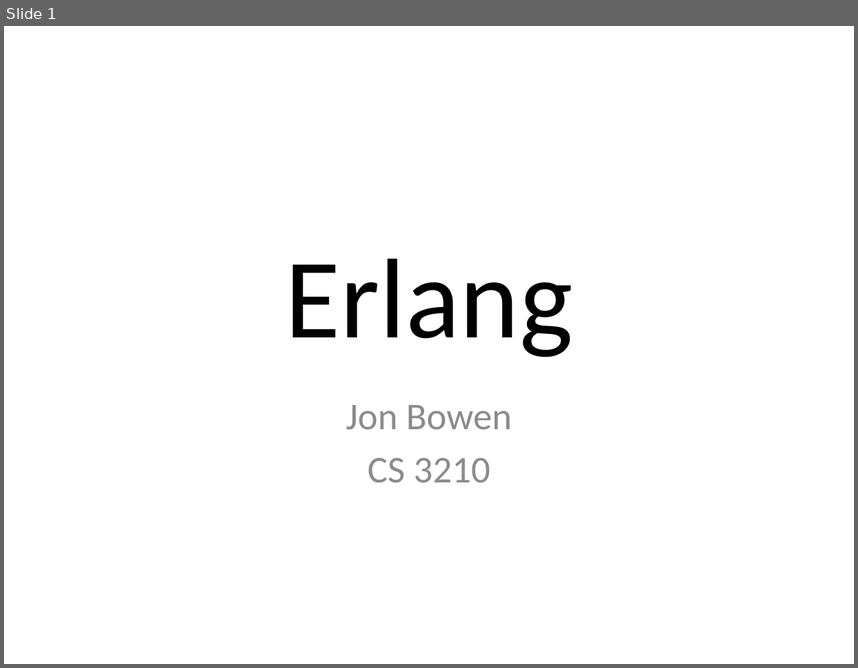
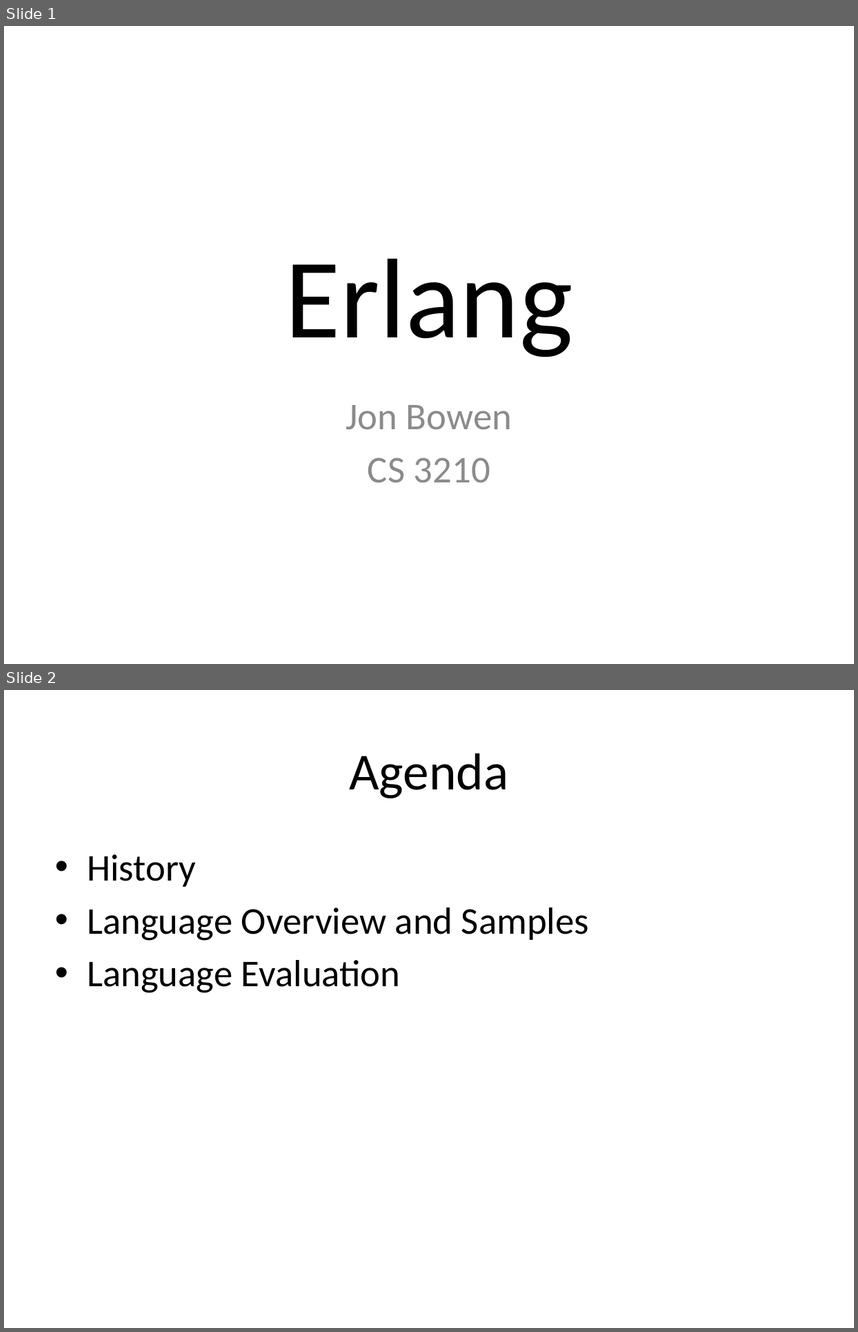
Before and after one commit to rmorgan1711/cs3210, a slide deck: teamProj/slides.pptx. Shown one above the other, each under a label of ours: slide 1 before the commit, slides 1 and 2 after it. The pictures are 858x668 and 858x1332 pixels, drawn with LibreOffice and Linux fonts; fonts in the diff are those of the drawing. Boxes give left, top, right and bottom in pixels: in the first picture for what was removed or moved away, otherwise in the second. Text is boxed around its words. In the diff, an @@ line names an element or a change of style, - is before the commit and + after.

```diff
--- a/teamProj/slides.pptx
+++ b/teamProj/slides.pptx
@@ slide 2 added at [4,690,854,1328], background #FFFFFF @@
@@ title added at [349,753,508,798], 44 pt, text #000000 @@
+Agenda
@@ text added at [87,854,589,993], 32 pt, text #000000 @@
+• History
+• Language Overview and Samples
+• Language Evaluation
```
Also in this commit, not shown: 7 other slides added, 1 slide removed, 1 other file.
